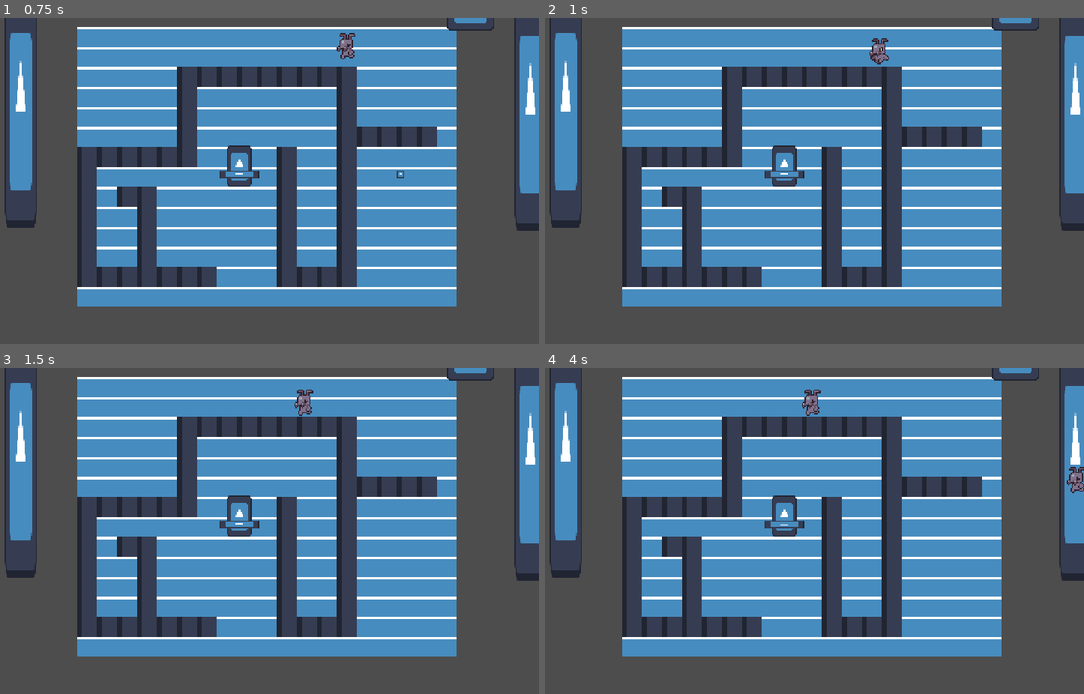
Above: before the commit, frames 1-4 (two rows, left to right).
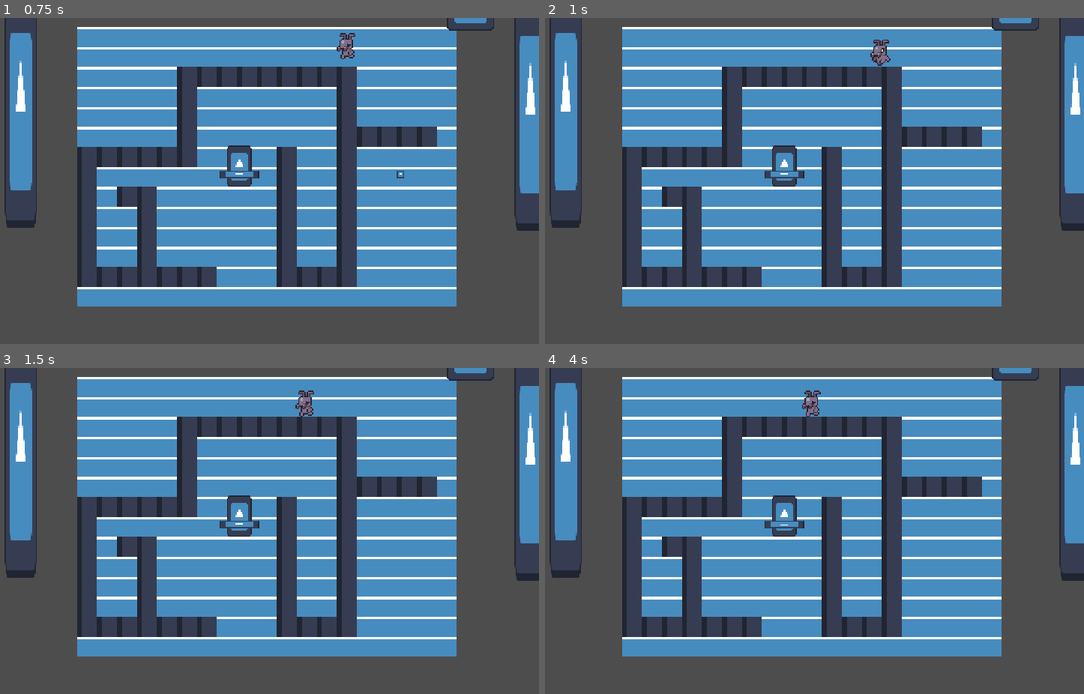
Above: after the commit, the same moments.

Repository: kikis05/SquirrelGame
Game: Godot game, scene res://scenes/main.tscn
Two runs of this game, one before a commit and one after it. Both use one fixed random seed, a clock stepped at 60 frames per second and the inputs below. The engine's default icon, where the game draws it, is replaced by a stand-in: a white triangle on a blue panel in a dark square.
Inputs:
- Up to frame 1 (0.75 s): hold Right (attack_right) from 0.53 s (still down)
- Up to frame 2 (1 s): keep holding Right (attack_right)
- Up to frame 3 (1.5 s): release Right (attack_right) at 1.28 s; hold Down (attack_down) from 1.28 s (still down)
- Up to frame 4 (4 s): release Down (attack_down) at 2.03 s; hold Right (attack_right) 2.03-2.78 s; hold Up (attack_up) 2.78-3.53 s; hold Left (attack_left) from 3.53 s (still down)

Frame 1 is identical in both runs. In frame 2, 0.2% of the frame differs, in the area x 60-65%, y 6-15%; in frame 3, 0.2%; in frame 4, 0.3%, in the area x 47-100%, y 6-39%.

Commit message:
Revert "Ant death animation"
This reverts commit 2b291daad93e8ceb3f4fa357fc34dbbcc6460a88.

Diff:
--- a/entities/enemies/ant_enemy/ant_enemy.gd
+++ b/entities/enemies/ant_enemy/ant_enemy.gd
@@ -1,8 +1,6 @@
 extends BaseEnemy
 
 @onready var state_machine: Node = $"State Machine"
-@onready var animatedsprite2d: AnimatedSprite2D = $"AnimatedSprite2D"
-
 
 func _init():
 	health = 3
@@ -22,6 +20,7 @@
 func _ready():
 	player = get_tree().get_first_node_in_group("player")
 	if player.position.x > position.x:
+		var animatedsprite2d: AnimatedSprite2D = $"AnimatedSprite2D"
 		animatedsprite2d.flip_h = true
 		flipped = true
 
@@ -36,7 +35,8 @@
 	health -= damage
 
 func die():
-	change_animation("death")
+	# play death animation
+	queue_free() # UPDATE TEMP
 
 func flip():
 	var attackbox: Area2D = $"AttackBox"
@@ -45,9 +45,6 @@
 	animatedsprite2d.flip_h = !animatedsprite2d.flip_h
 	flipped = !flipped
 
-func change_animation(name):
-	if animatedsprite2d != null:
-		animatedsprite2d.play(name)
 
 func _on_hit_box_area_entered(area):
 	if area.name.to_lower() == "bullet":
@@ -64,7 +61,3 @@
 
 func _on_nav_timer_timeout():
 	pass # Replace with function body.
-
-func _on_animated_sprite_2d_animation_finished():
-	if animatedsprite2d.animation == "death":
-		queue_free()
--- a/entities/enemies/ant_enemy/ant_enemy.tscn
+++ b/entities/enemies/ant_enemy/ant_enemy.tscn
@@ -37,22 +37,6 @@
 atlas = ExtResource("2_v46lh")
 region = Rect2(96, 32, 32, 32)
 
-[sub_resource type="AtlasTexture" id="AtlasTexture_lo61s"]
-atlas = ExtResource("2_v46lh")
-region = Rect2(0, 128, 32, 32)
-
-[sub_resource type="AtlasTexture" id="AtlasTexture_h5bie"]
-atlas = ExtResource("2_v46lh")
-region = Rect2(32, 128, 32, 32)
-
-[sub_resource type="AtlasTexture" id="AtlasTexture_w5o0l"]
-atlas = ExtResource("2_v46lh")
-region = Rect2(64, 128, 32, 32)
-
-[sub_resource type="AtlasTexture" id="AtlasTexture_ypuhm"]
-atlas = ExtResource("2_v46lh")
-region = Rect2(96, 128, 32, 32)
-
 [sub_resource type="AtlasTexture" id="AtlasTexture_33y1n"]
 atlas = ExtResource("2_v46lh")
 region = Rect2(0, 64, 32, 32)
@@ -68,18 +52,6 @@
 [sub_resource type="AtlasTexture" id="AtlasTexture_8geyk"]
 atlas = ExtResource("2_v46lh")
 region = Rect2(96, 64, 32, 32)
-
-[sub_resource type="AtlasTexture" id="AtlasTexture_uerhd"]
-atlas = ExtResource("2_v46lh")
-region = Rect2(0, 96, 32, 32)
-
-[sub_resource type="AtlasTexture" id="AtlasTexture_v46lh"]
-atlas = ExtResource("2_v46lh")
-region = Rect2(32, 96, 32, 32)
-
-[sub_resource type="AtlasTexture" id="AtlasTexture_wec8x"]
-atlas = ExtResource("2_v46lh")
-region = Rect2(64, 96, 32, 32)
 
 [sub_resource type="SpriteFrames" id="SpriteFrames_wec8x"]
 animations = [{
@@ -116,23 +88,6 @@
 }, {
 "frames": [{
 "duration": 1.0,
-"texture": SubResource("AtlasTexture_lo61s")
-}, {
-"duration": 1.0,
-"texture": SubResource("AtlasTexture_h5bie")
-}, {
-"duration": 1.0,
-"texture": SubResource("AtlasTexture_w5o0l")
-}, {
-"duration": 1.0,
-"texture": SubResource("AtlasTexture_ypuhm")
-}],
-"loop": false,
-"name": &"death",
-"speed": 5.0
-}, {
-"frames": [{
-"duration": 1.0,
 "texture": SubResource("AtlasTexture_33y1n")
 }, {
 "duration": 1.0,
@@ -147,24 +102,10 @@
 "loop": true,
 "name": &"idle",
 "speed": 5.0
-}, {
-"frames": [{
-"duration": 1.0,
-"texture": SubResource("AtlasTexture_uerhd")
-}, {
-"duration": 1.0,
-"texture": SubResource("AtlasTexture_v46lh")
-}, {
-"duration": 1.0,
-"texture": SubResource("AtlasTexture_wec8x")
-}],
-"loop": false,
-"name": &"stun",
-"speed": 5.0
 }]
 
 [sub_resource type="CapsuleShape2D" id="CapsuleShape2D_rnb2k"]
-radius = 4.0
+radius = 3.0
 height = 14.0
 
 [sub_resource type="CapsuleShape2D" id="CapsuleShape2D_uerhd"]
@@ -185,7 +126,7 @@
 [node name="AnimatedSprite2D" type="AnimatedSprite2D" parent="."]
 position = Vector2(0, -16)
 sprite_frames = SubResource("SpriteFrames_wec8x")
-animation = &"stun"
+animation = &"attack"
 autoplay = "chase"
 frame = 2
 frame_progress = 1.0
@@ -242,7 +183,6 @@
 script = ExtResource("8_uerhd")
 enemy = NodePath("../..")
 
-[connection signal="animation_finished" from="AnimatedSprite2D" to="." method="_on_animated_sprite_2d_animation_finished"]
 [connection signal="timeout" from="NavTimer" to="." method="_on_nav_timer_timeout"]
 [connection signal="body_entered" from="AttackBox" to="." method="_on_attack_box_body_entered"]
 [connection signal="body_exited" from="AttackBox" to="." method="_on_attack_box_body_exited"]
--- a/entities/enemies/base_enemy.gd
+++ b/entities/enemies/base_enemy.gd
@@ -31,6 +31,3 @@
 
 func die():
 	queue_free()
-
-func change_animation(_name: String):
-	pass
--- a/entities/enemies/states/attack_state.gd
+++ b/entities/enemies/states/attack_state.gd
@@ -12,7 +12,6 @@
 	add_child(timer)
 	enemy.set_velocity(Vector2.ZERO)
 	enemy.stunned = true
-	enemy.change_animation("stun")
 
 func exit():
 	timer.queue_free()
--- a/entities/enemies/states/chase_state.gd
+++ b/entities/enemies/states/chase_state.gd
@@ -9,7 +9,6 @@
 
 func enter():
 	player = get_tree().get_first_node_in_group("player")
-	enemy.change_animation("chase")
 
 func physics_update(_delta: float):
 	var direction = player.global_position - enemy.global_position
--- a/entities/enemies/states/idle_state.gd
+++ b/entities/enemies/states/idle_state.gd
@@ -15,7 +15,6 @@
 
 func enter():
 	player = get_tree().get_first_node_in_group("player")
-	enemy.change_animation("idle")
 	randomize_wander()
 
 func update(delta: float):
--- a/entities/enemies/states/stun_state.gd
+++ b/entities/enemies/states/stun_state.gd
@@ -17,7 +17,6 @@
 	timer.timeout.connect(on_timer_finished)
 	add_child(timer)
 	player = get_tree().get_first_node_in_group("player")
-	enemy.change_animation("stun")
 
 	# how far back the enemy flies
 	enemy.set_velocity(Vector2.ZERO)
--- a/scenes/main.tscn
+++ b/scenes/main.tscn
@@ -78,15 +78,6 @@
 [node name="Enemy" parent="." instance=ExtResource("3_sugp2")]
 position = Vector2(395, 48)
 
-[node name="Ant Enemy4" parent="." instance=ExtResource("4_jyhfs")]
-position = Vector2(960, 192)
-
-[node name="Ant Enemy3" parent="." instance=ExtResource("4_jyhfs")]
-position = Vector2(640, 128)
-
-[node name="Ant Enemy2" parent="." instance=ExtResource("4_jyhfs")]
-position = Vector2(1280, 256)
-
 [node name="Ant Enemy" parent="." instance=ExtResource("4_jyhfs")]
 position = Vector2(320, 64)
 
Binary file changed: assets/enemies/ant_anims1.png
Not shown: 1 places in entities/enemies/ant_enemy/ant_enemy.tscn that only renumber resources
